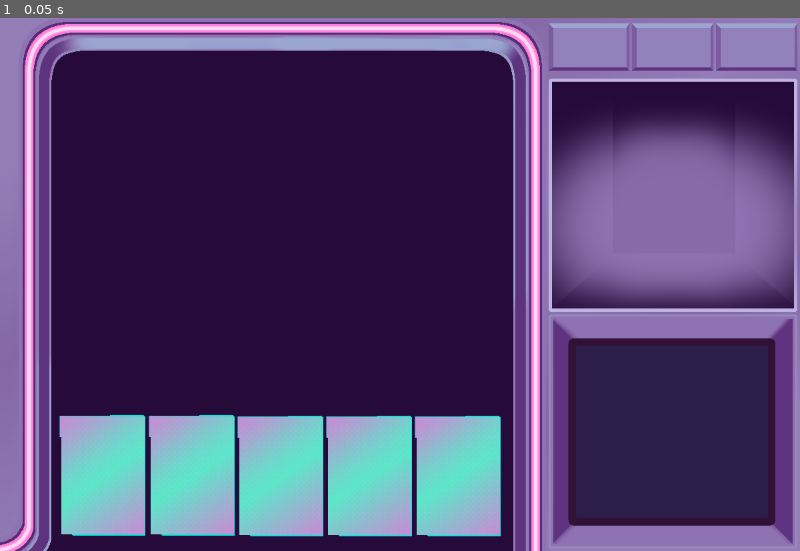
Above: before the commit, frame 1.
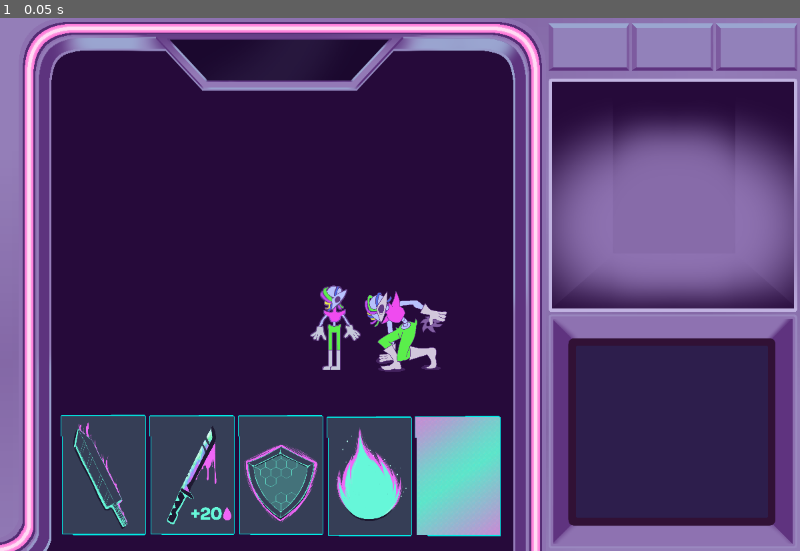
Above: after the commit, the same moment.

Repository: followthedopamine/card-battler
Game: Godot game, scene res://scenes/main/bg_scaling.tscn
Same seed, same stepped clock (60 frames per second), same inputs: the game is played once before the commit and once after it. This scene is started directly instead of the project's main scene.
Inputs:
- Up to frame 1 (0.05 s): no input

The runs differ from the first frame. In frame 1, 12% of the frame differs, in the area x 7-56%, y 3-98%.

Commit message:
Feat: added placeholder cards, background scaling test and enemy in 2 sizes

Diff:
--- a/scenes/main/bg_scaling.tscn
+++ b/scenes/main/bg_scaling.tscn
@@ -1,10 +1,17 @@
-[gd_scene load_steps=13 format=3 uid="uid://ccae2vjmj3444"]
+[gd_scene load_steps=21 format=3 uid="uid://ccae2vjmj3444"]
 
 [ext_resource type="Texture2D" uid="uid://bb36c6obq1w5m" path="res://assets/background/bg1.png" id="1_ltp6v"]
 [ext_resource type="Texture2D" uid="uid://ct3ldblws35n6" path="res://assets/background/bg3.png" id="2_aar1f"]
 [ext_resource type="Texture2D" uid="uid://bpradaiwqny8q" path="res://assets/background/bg4.png" id="3_5r7lj"]
 [ext_resource type="Texture2D" uid="uid://bo57h7esepw7d" path="res://assets/background/bg2.png" id="4_et12n"]
 [ext_resource type="Texture2D" uid="uid://fhngtspuqeg2" path="res://assets/background/placeholder_card.png" id="5_nq0mu"]
+[ext_resource type="Texture2D" uid="uid://fxf14mnngifc" path="res://assets/background/placeholder_card2.png" id="6_ptj5m"]
+[ext_resource type="Texture2D" uid="uid://pra656loq77s" path="res://assets/background/card_knifeV2.png" id="7_f4fg4"]
+[ext_resource type="Texture2D" uid="uid://bkgw88ft0aii5" path="res://assets/background/card_shield.png" id="8_c4fme"]
+[ext_resource type="Texture2D" uid="uid://dtjknx0fv2nkk" path="res://assets/background/card_energy.png" id="9_r5kiy"]
+[ext_resource type="Texture2D" uid="uid://baxex53ta0c41" path="res://assets/background/viewport.png" id="10_mg5ca"]
+[ext_resource type="Texture2D" uid="uid://7haxw000guk5" path="res://assets/background/guy.png" id="11_2mg74"]
+[ext_resource type="Texture2D" uid="uid://fc4qmy08eldp" path="res://assets/background/guy1.png" id="12_rhhs2"]
 
 [sub_resource type="Gradient" id="Gradient_1pl5n"]
 offsets = PackedFloat32Array(0, 0.26098192, 0.51937985, 0.81653744, 1)
@@ -44,6 +51,13 @@
 texture_margin_right = 45.0
 texture_margin_bottom = 47.0
 
+[sub_resource type="StyleBoxTexture" id="StyleBoxTexture_pej6d"]
+texture = ExtResource("10_mg5ca")
+texture_margin_left = 124.0
+texture_margin_right = 132.0
+expand_margin_left = 32.0
+expand_margin_right = 39.0
+
 [node name="Control" type="Control"]
 layout_mode = 3
 anchors_preset = 15
@@ -133,22 +147,12 @@
 [node name="card_placeholders" type="Node" parent="."]
 
 [node name="PlaceholderCard2" type="Sprite2D" parent="card_placeholders"]
-position = Vector2(153.79999, 686.4941)
+position = Vector2(-138, 548)
 scale = Vector2(0.24, 0.23940237)
 texture = ExtResource("5_nq0mu")
 
 [node name="PlaceholderCard3" type="Sprite2D" parent="card_placeholders"]
-position = Vector2(287.8, 686.49414)
-scale = Vector2(0.24, 0.23940237)
-texture = ExtResource("5_nq0mu")
-
-[node name="PlaceholderCard4" type="Sprite2D" parent="card_placeholders"]
-position = Vector2(420.8, 687.49414)
-scale = Vector2(0.24, 0.23940237)
-texture = ExtResource("5_nq0mu")
-
-[node name="PlaceholderCard5" type="Sprite2D" parent="card_placeholders"]
-position = Vector2(553.8, 687.49414)
+position = Vector2(-188.99997, 572.00006)
 scale = Vector2(0.24, 0.23940237)
 texture = ExtResource("5_nq0mu")
 
@@ -156,3 +160,55 @@
 position = Vector2(686.8, 687.49414)
 scale = Vector2(0.24, 0.23940237)
 texture = ExtResource("5_nq0mu")
+
+[node name="PlaceholderCard1" type="Sprite2D" parent="card_placeholders"]
+position = Vector2(155, 686)
+scale = Vector2(0.24, 0.24)
+texture = ExtResource("6_ptj5m")
+
+[node name="CardKnifeV2" type="Sprite2D" parent="."]
+position = Vector2(288, 687.7124)
+scale = Vector2(0.24, 0.24)
+texture = ExtResource("7_f4fg4")
+
+[node name="CardShield" type="Sprite2D" parent="."]
+position = Vector2(421, 687.71246)
+scale = Vector2(0.24, 0.24)
+texture = ExtResource("8_c4fme")
+
+[node name="CardEnergy" type="Sprite2D" parent="."]
+position = Vector2(554.00006, 689.71747)
+scale = Vector2(0.24, 0.24)
+texture = ExtResource("9_r5kiy")
+
+[node name="HBoxContainer_main2" type="HBoxContainer" parent="."]
+layout_mode = 1
+anchors_preset = 15
+anchor_right = 1.0
+anchor_bottom = 1.0
+grow_horizontal = 2
+grow_vertical = 2
+metadata/_edit_use_anchors_ = true
+
+[node name="MarginContainer" type="MarginContainer" parent="HBoxContainer_main2"]
+clip_contents = true
+layout_mode = 2
+size_flags_horizontal = 3
+size_flags_stretch_ratio = 0.0
+theme_override_constants/margin_left = 217
+theme_override_constants/margin_top = 24
+theme_override_constants/margin_right = 580
+theme_override_constants/margin_bottom = 692
+
+[node name="waves_panel" type="Panel" parent="HBoxContainer_main2/MarginContainer"]
+layout_mode = 2
+theme_override_styles/panel = SubResource("StyleBoxTexture_pej6d")
+
+[node name="Guy" type="Sprite2D" parent="HBoxContainer_main2"]
+position = Vector2(505, 465.1583)
+texture = ExtResource("11_2mg74")
+
+[node name="Guy1" type="Sprite2D" parent="."]
+position = Vector2(609, 472.17578)
+scale = Vector2(0.25, 0.25)
+texture = ExtResource("12_rhhs2")
Binary file added: assets/background/bg1V2.png
Not shown, added: assets/background/bg1V2.png.import
Binary file added: assets/background/card_energy.png
Not shown, added: assets/background/card_energy.png.import
Binary file added: assets/background/card_knife.png
Not shown, added: assets/background/card_knife.png.import
Binary file added: assets/background/card_knifeV2.png
Not shown, added: assets/background/card_knifeV2.png.import
Binary file added: assets/background/card_shield.png
Not shown, added: assets/background/card_shield.png.import
Binary file added: assets/background/guy.png
Not shown, added: assets/background/guy.png.import
(and 8 more such lines)
